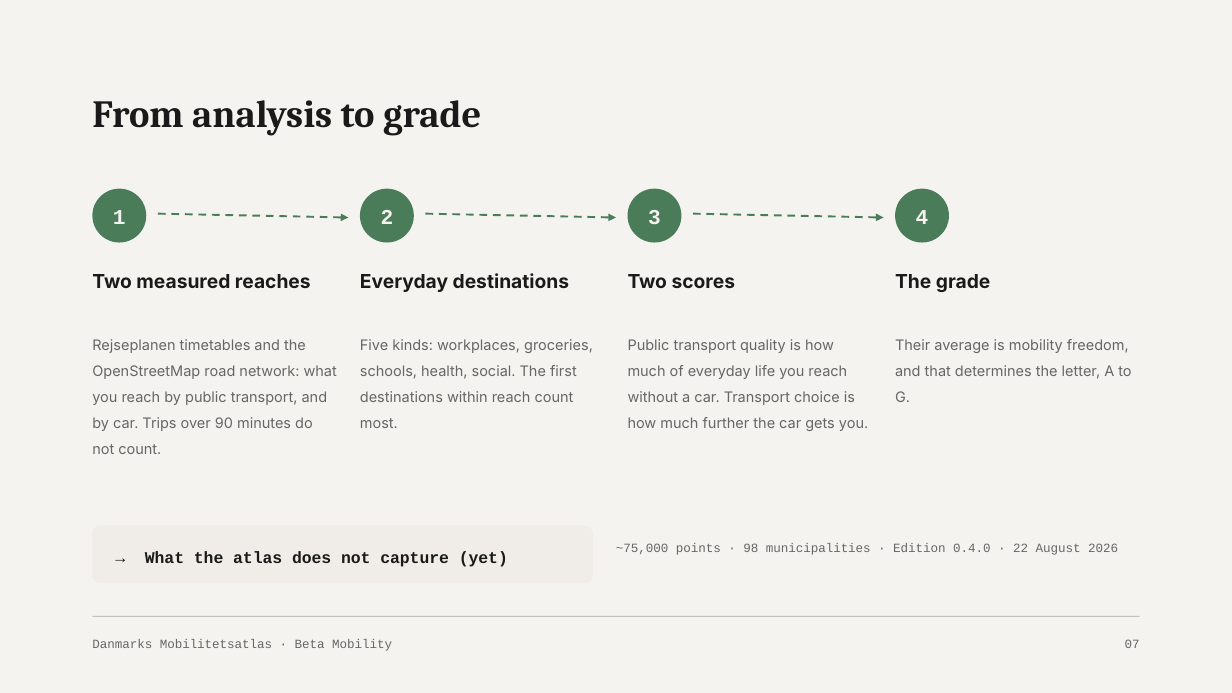
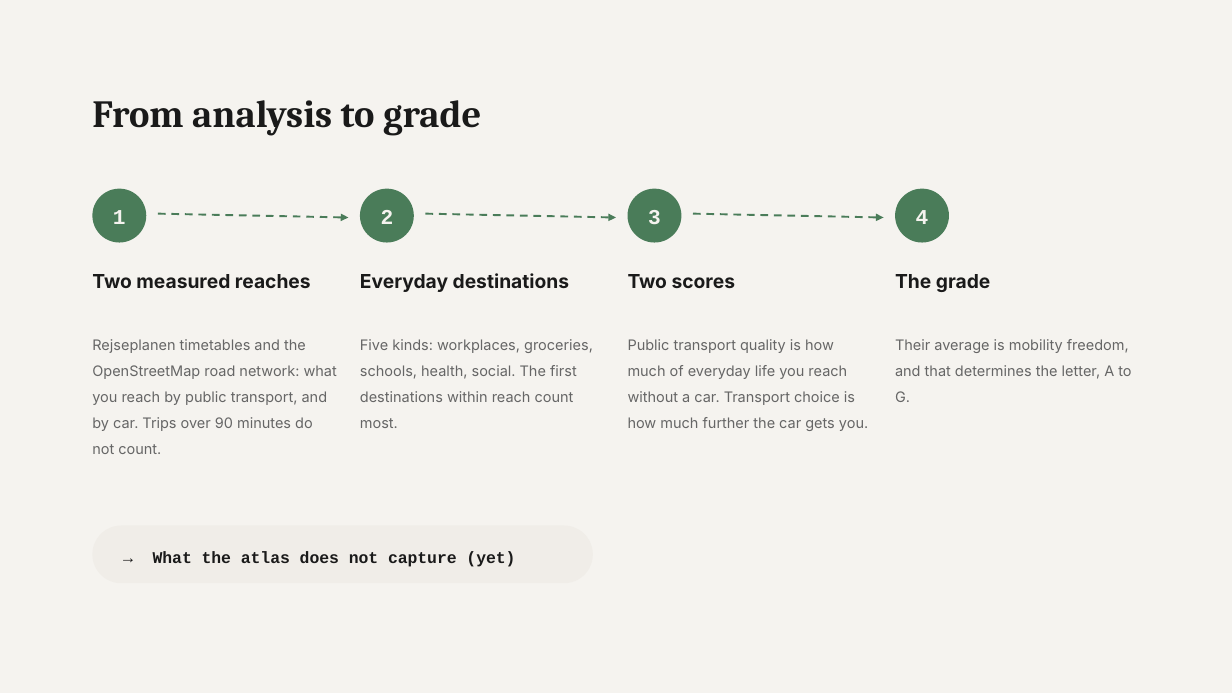
Before and after one commit to betamobility/slides, a slide deck: slide 7 of decks/mobilitetsatlas-intro/Mobilitetsatlas-introduktion.pptx. Drawn at 1232x693 pixels with LibreOffice and Linux fonts; fonts in the diff are those of the drawing. Boxes give left, top, right and bottom in pixels: in the first picture for what was removed or moved away, otherwise in the second. Text is boxed around its words. In the diff, an @@ line names an element or a change of style, - is before the commit and + after.

```diff
--- a/decks/mobilitetsatlas-intro/Mobilitetsatlas-introduktion.pptx
+++ b/decks/mobilitetsatlas-intro/Mobilitetsatlas-introduktion.pptx
@@ rounded rectangle at (92, 526, 593, 583): proportions changed @@
@@ text "→ What the atlas does ...": place and size @@
-text "→ What the atlas does ..." at (145, 551, 508, 567)
+text "→ What the atlas does ..." at (153, 551, 515, 567)
@@ text removed at (616, 543, 1118, 555) @@
-~75,000 points · 98 municipalities · Edition 0.4.0 · 22 August 2026
@@ rectangle removed at (92, 616, 1140, 617) @@
@@ text removed at (92, 639, 392, 651) @@
-Danmarks Mobilitetsatlas · Beta Mobility
@@ text removed at (1125, 639, 1140, 648) @@
-07
```
Also in this commit, not shown: 14 other slides changed, 2 other files.
